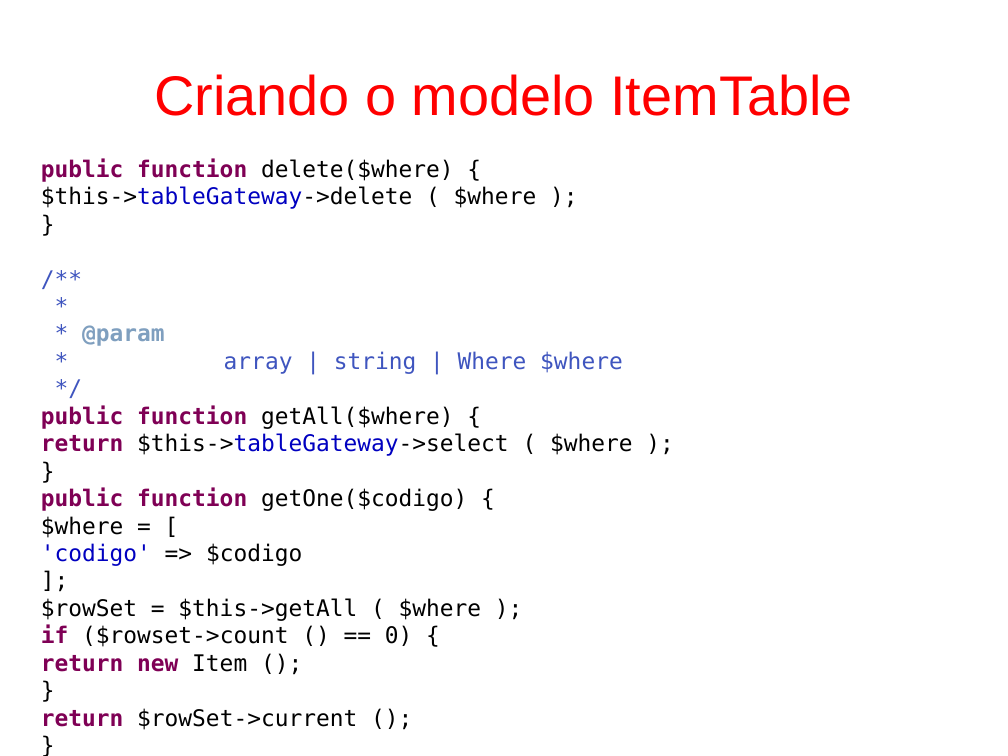
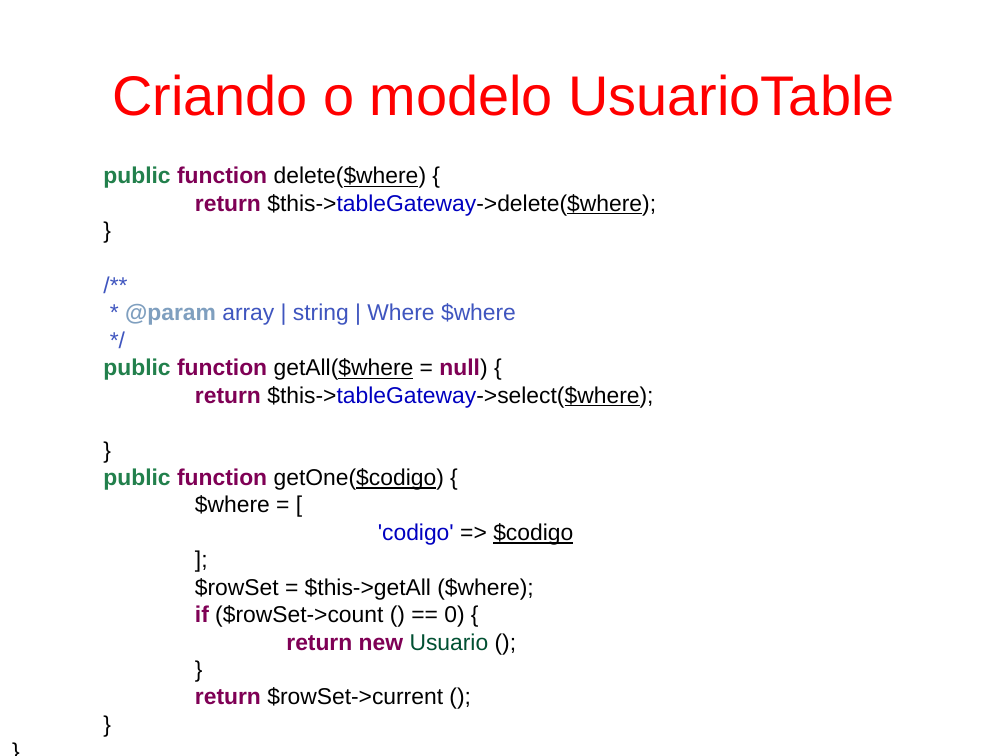
Before and after one commit to fgsl/lojasacme, a slide deck: slide 28 of docs/tutorial.odp (slide 27 before the commit). Drawn at 1008x756 pixels with LibreOffice and Linux fonts; fonts in the diff are those of the drawing. Boxes give left, top, right and bottom in pixels: in the first picture for what was removed or moved away, otherwise in the second. Text is boxed around its words. In the diff, an @@ line names an element or a change of style, - is before the commit and + after.

```diff
--- a/docs/tutorial.odp
+++ b/docs/tutorial.odp
@@ title at [112,74,895,116]: text changed @@
-Criando o modelo ItemTable
+Criando o modelo UsuarioTable
@@ text "public function delete($where) {": place and size @@
-text "public function delete($where) {" at [41,158,633,730]
+text "public function delete($where) {" at [103,166,656,706]
@@ text at [103,166,573,706]: font DejaVu Sans Mono to Arial in "public function delete($where) {", "}", "/**", "*/" and 9 more places; text colour #7F0055 to #22804C in "public", "public"; underline on in "delete($where)", "getOne($codigo)", "$codigo" @@
@@ text at [195,194,656,216]: text changed; font DejaVu Sans Mono to Arial @@
-$this->tableGateway->delete ( $where );
+return $this->tableGateway->delete($where);
@@ text at [125,303,516,325]: text changed; font DejaVu Sans Mono to Arial @@
-*
-* @param
-* array | string | Where $where
+* @param array | string | Where $where
@@ text at [103,358,653,408]: text changed; font DejaVu Sans Mono to Arial @@
-public function getAll($where) {
-return $this->tableGateway->select ( $where );
+public function getAll($where = null) {
+return $this->tableGateway->select($where);
@@ text at [195,578,533,651]: text changed; font DejaVu Sans Mono to Arial @@
-$rowSet = $this->getAll ( $where );
-if ($rowset->count () == 0) {
-return new Item ();
+$rowSet = $this->getAll ($where);
+if ($rowSet->count () == 0) {
+return new Usuario ();
```
Also in this commit, not shown: 53 other slides changed, 12 slides added, 12 slides removed.
